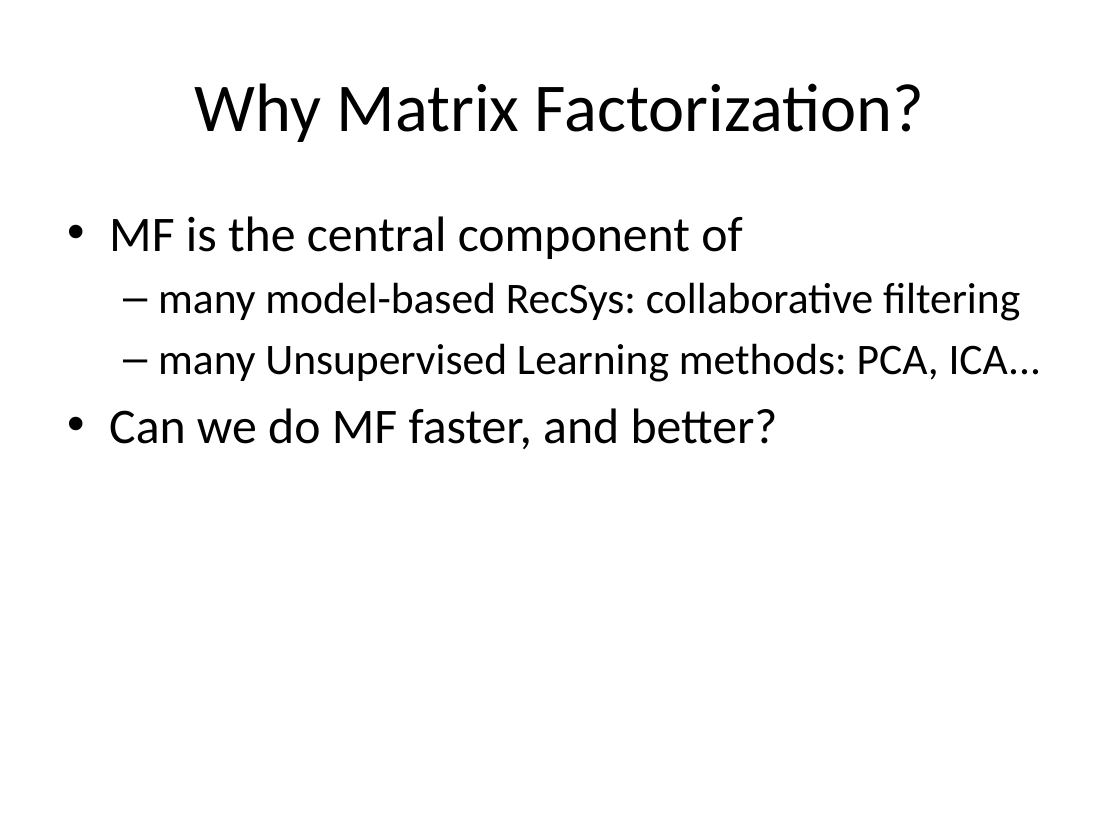
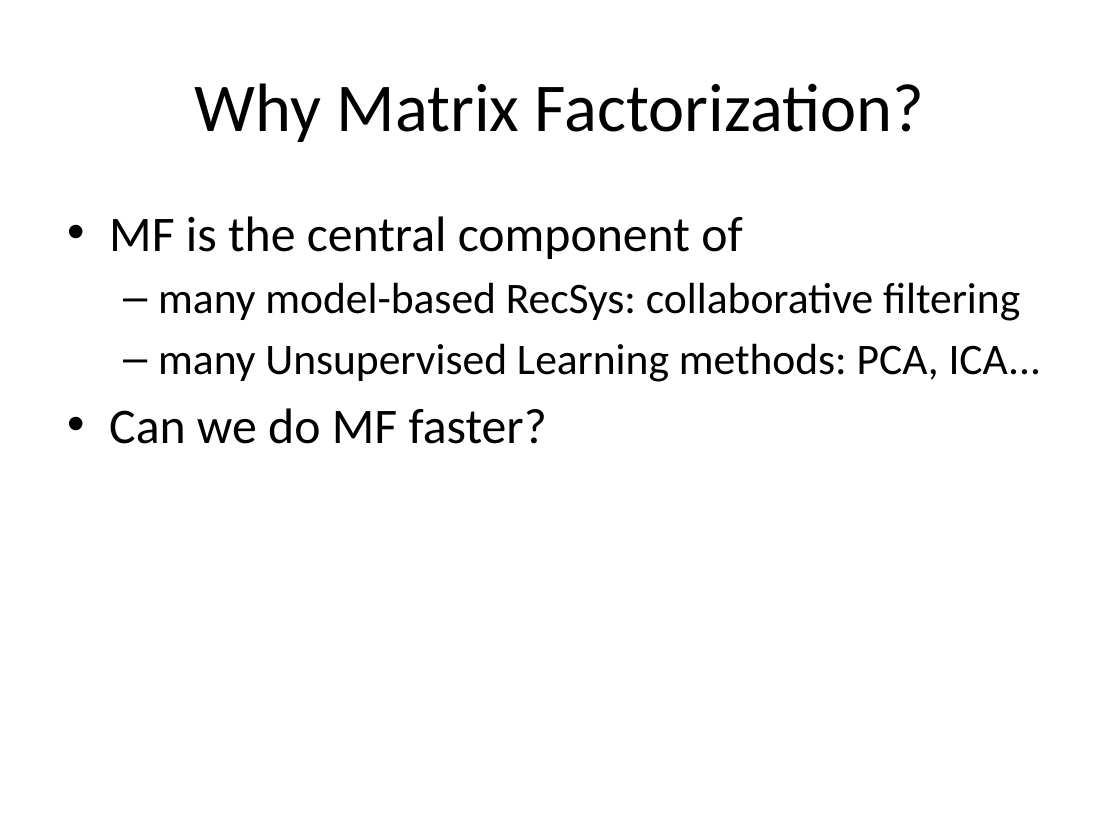
Before and after one commit to jamestklo/MatrixFactorizationMatlab, a slide deck: slide 2 of cs534L-SAGmf.pptx. Drawn at 1120x840 pixels with LibreOffice and Linux fonts; fonts in the diff are those of the drawing. Boxes give left, top, right and bottom in pixels: in the first picture for what was removed or moved away, otherwise in the second. Text is boxed around its words. In the diff, an @@ line names an element or a change of style, - is before the commit and + after.

```diff
--- a/cs534L-SAGmf.pptx
+++ b/cs534L-SAGmf.pptx
@@ text at [109,408,547,444]: text changed @@
-• Can we do MF faster, and better?
+• Can we do MF faster?
```
Also in this commit, not shown: 10 other slides changed, 6 slides added.
